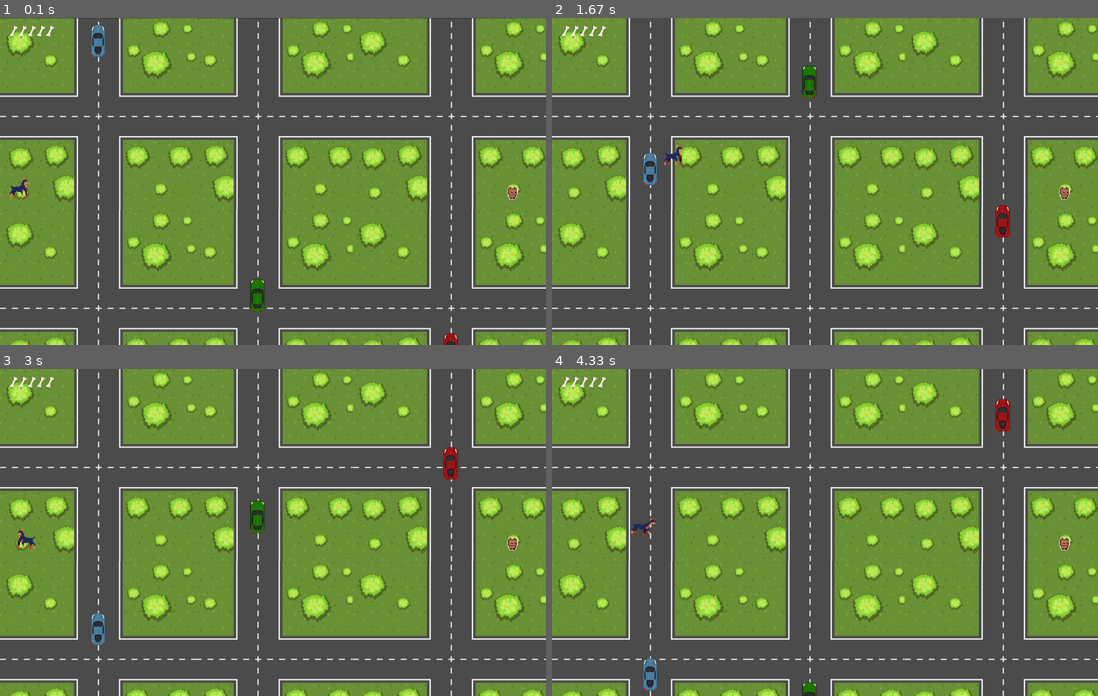
Above: before the commit, frames 1-4 (two rows, left to right).
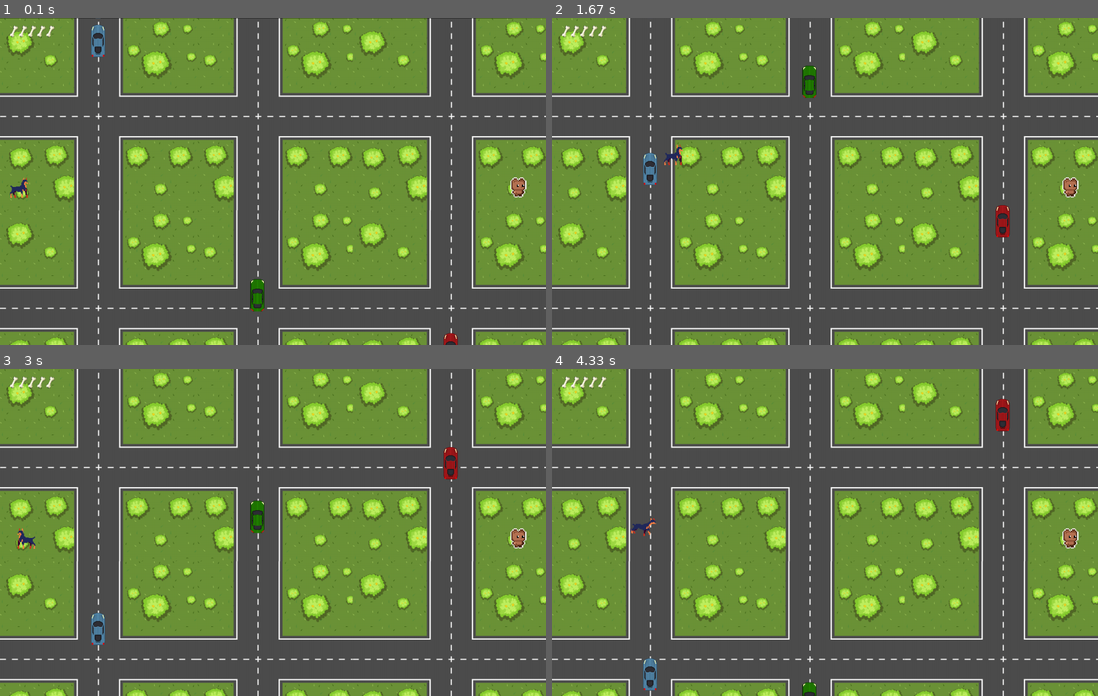
Above: after the commit, the same moments.

Repository: baby-sal/dogtective
Game: pygame game, started from user_interface/game.py
Same seed, same stepped clock (60 frames per second), same inputs: the game is played once before the commit and once after it.
Inputs:
- Up to frame 1 (0.1 s): no input
- Up to frame 2 (1.67 s): hold Right 0.33-0.8 s; hold Up 0.83-1.13 s; hold Right 1.17-1.63 s
- Up to frame 3 (3 s): hold Left 1.67-2.2 s; hold Down 2.23-2.53 s; hold Left 2.57-2.97 s
- Up to frame 4 (4.33 s): hold Up 3-3.37 s; hold Right 3.4-4.03 s; hold Down from 4.07 s (still down)

The runs differ from the first frame. In frame 1, 0.2% of the frame differs, in the area x 92-97%, y 48-56%; in frame 2, 0.2%; in frame 3, 0.2%; in frame 4, 0.2%.

Commit message:
changed size of toy and position of toy on y axis

Diff:
--- a/logic/components/environmental.py
+++ b/logic/components/environmental.py
@@ -51,7 +51,7 @@
         self.rect = self.image.get_rect()
         self.rect.topleft = (x, y)
         self.mask = pygame.mask.from_surface(self.image)
-        self.image = pygame.transform.scale(image, (int(100 * scale), int(100 * scale)))
+        self.image = pygame.transform.scale(image, (int(150 * scale), int(150 * scale)))
 
 
 if __name__ == "__main__":
--- a/user_interface/game.py
+++ b/user_interface/game.py
@@ -41,7 +41,7 @@
         self.car_group.add(car1, car2, car3)
 
         ball_img = pygame.image.load('../logic/assets/images/objects/toy.png').convert_alpha()
-        self.ball = Collectable("ball", ball_img, 1100, 350, 0.5)
+        self.ball = Collectable("ball", ball_img, 1100, 320, 0.5)
         self.ball_group = pygame.sprite.Group()
         self.ball_group.add(self.ball)
 
